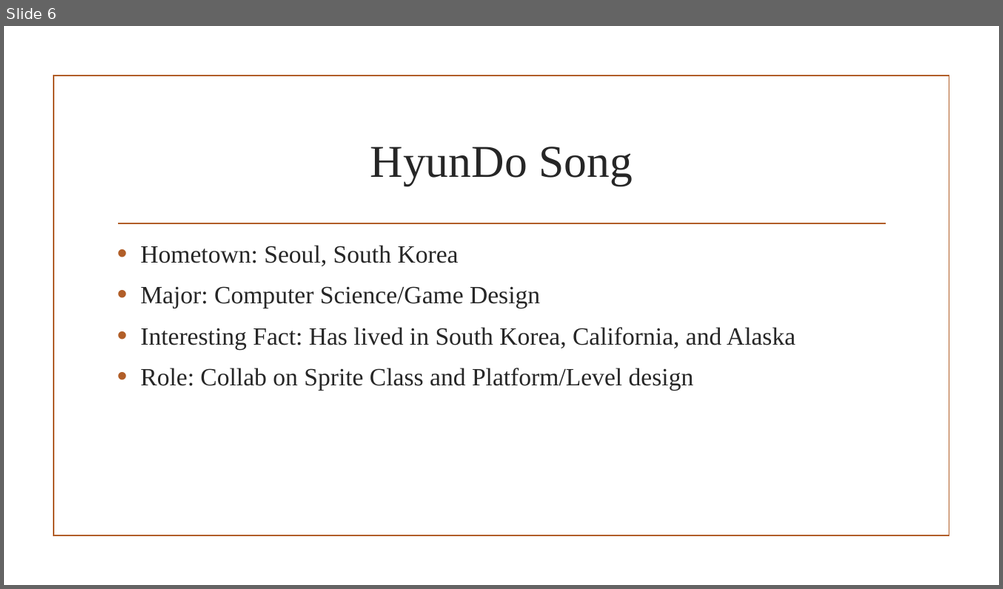
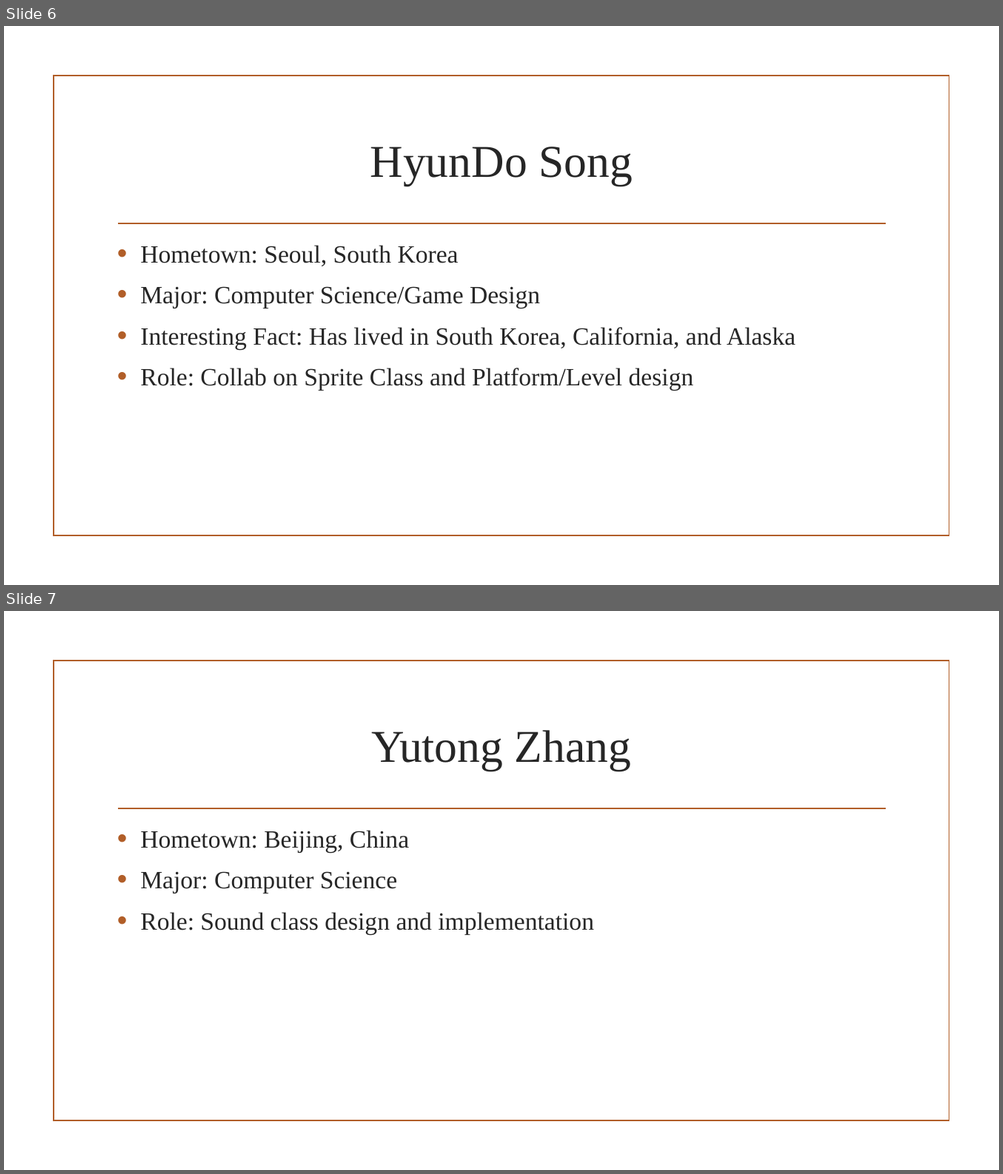
Before and after one commit to mdsoltan/Computer-Science-Group-Project, a slide deck: Mario Bros.pptx. Shown one above the other, each under a label of ours: slide 6 before the commit, slides 6 and 7 after it. The pictures are 1003x589 and 1003x1174 pixels, drawn with LibreOffice and Linux fonts; fonts in the diff are those of the drawing; background and template pictures are left out. Boxes give left, top, right and bottom in pixels: in the first picture for what was removed or moved away, otherwise in the second. Text is boxed around its words. In the diff, an @@ line names an element or a change of style, - is before the commit and + after.

Commit message:
Added Yutong to Power Point

```diff
--- a/Mario Bros.pptx
+++ b/Mario Bros.pptx
@@ slide 7 added at [4, 611, 999, 1170], background picture (left out); not listed: 2 template elements that a slide beside it also shows @@
@@ title added at [371, 730, 631, 771], 44 pt, text #262626 @@
+Yutong Zhang
@@ text added at [140, 830, 594, 934], 24 pt, text #262626 @@
+• Hometown: Beijing, China
+• Major: Computer Science
+• Role: Sound class design and implementation
```
Also in this commit, not shown: 1 other file.
